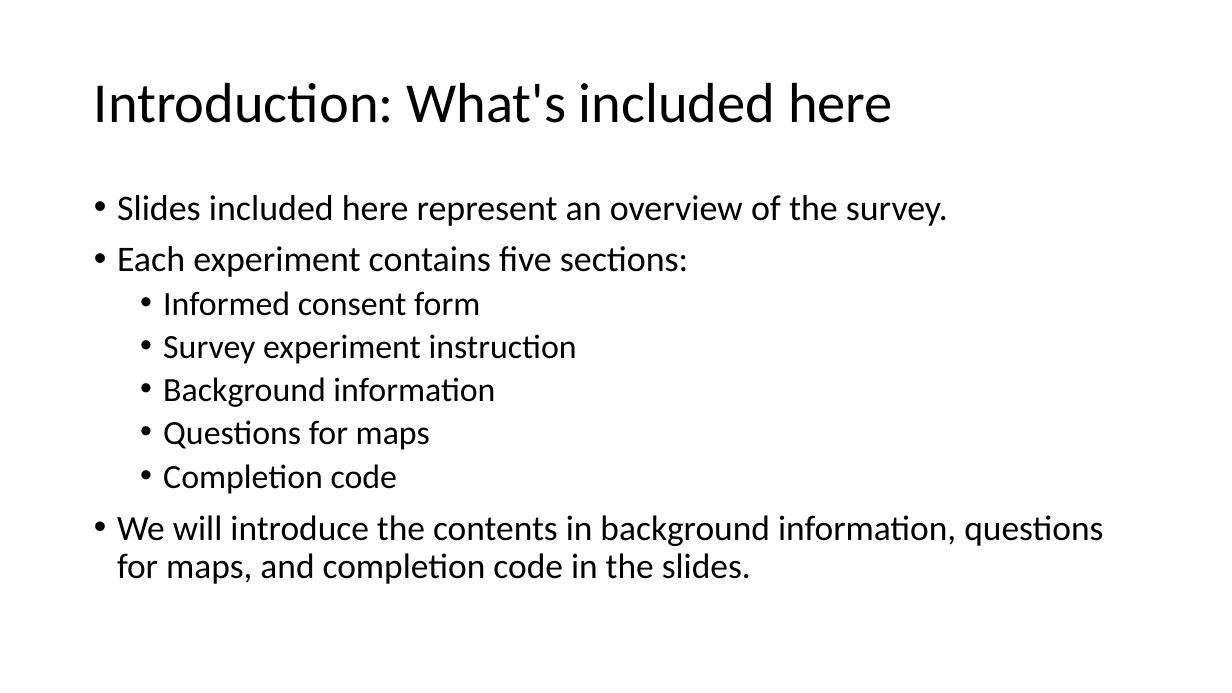
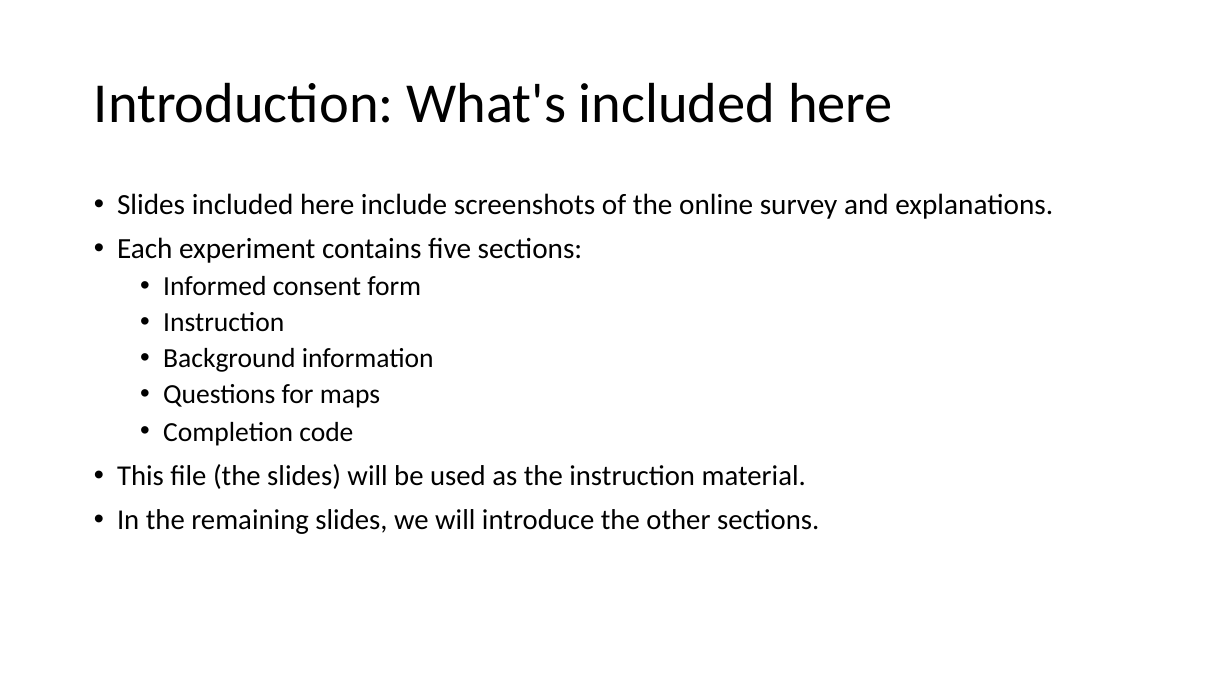
Before and after one commit to JialinLiOSU/choroColorRead, a slide deck: slide 2 of irb/Documents/Instructions - ScreenShots.pptx. Drawn at 1232x693 pixels with LibreOffice and Linux fonts; fonts in the diff are those of the drawing. Boxes give left, top, right and bottom in pixels: in the first picture for what was removed or moved away, otherwise in the second. Text is boxed around its words. In the diff, an @@ line names an element or a change of style, - is before the commit and + after.

```diff
--- a/irb/Documents/Instructions - ScreenShots.pptx
+++ b/irb/Documents/Instructions - ScreenShots.pptx
@@ text at <box>117,193,1053,219</box>: text changed; size 28 to 22.8 pt @@
-• Slides included here represent an overview of the survey.
+• Slides included here include screenshots of the online survey and explanations.
@@ text at <box>117,237,583,446</box>: size 28 to 22.8 pt in "Each experiment contains five sections:"; size 26.4 to 21.4 pt in "Informed consent form", "Background information", "Questions for maps", "Completion code" @@
@@ text at <box>163,312,284,332</box>: text changed; size 26.4 to 21.4 pt @@
-  • Survey experiment instruction
+  • Instruction
@@ text at <box>117,464,819,534</box>: text changed; size 27.6 to 22.4 pt @@
-• We will introduce the contents in background information, questions for maps, and completion code in the slides.
+• This file (the slides) will be used as the instruction material.
+• In the remaining slides, we will introduce the other sections.
```
Also in this commit, not shown: 8 other slides changed, 1 slide added, 16 other files.
